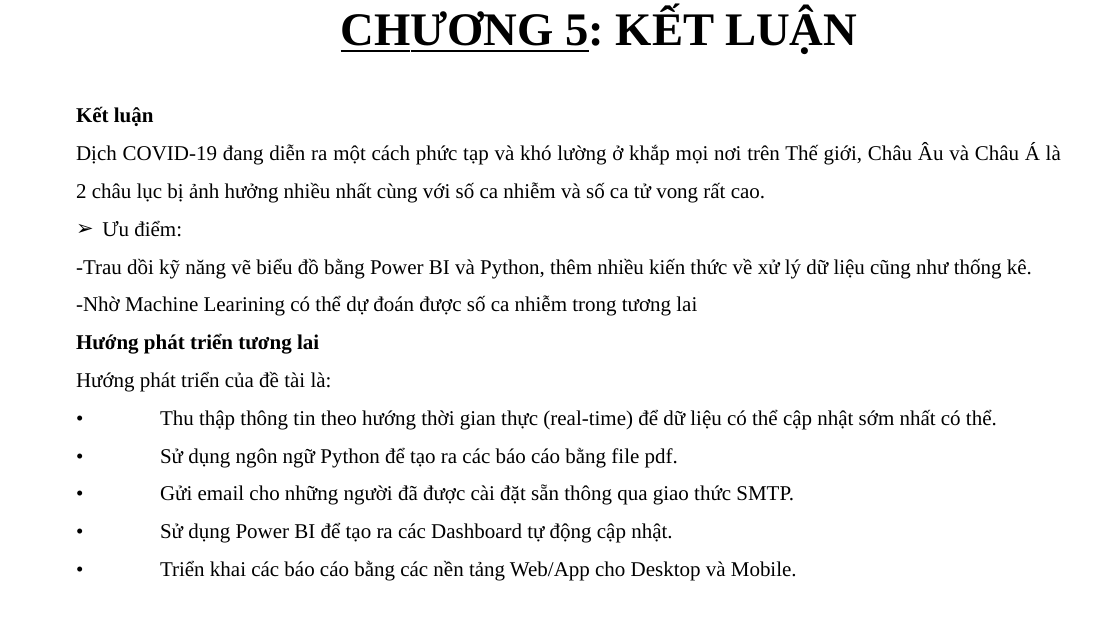
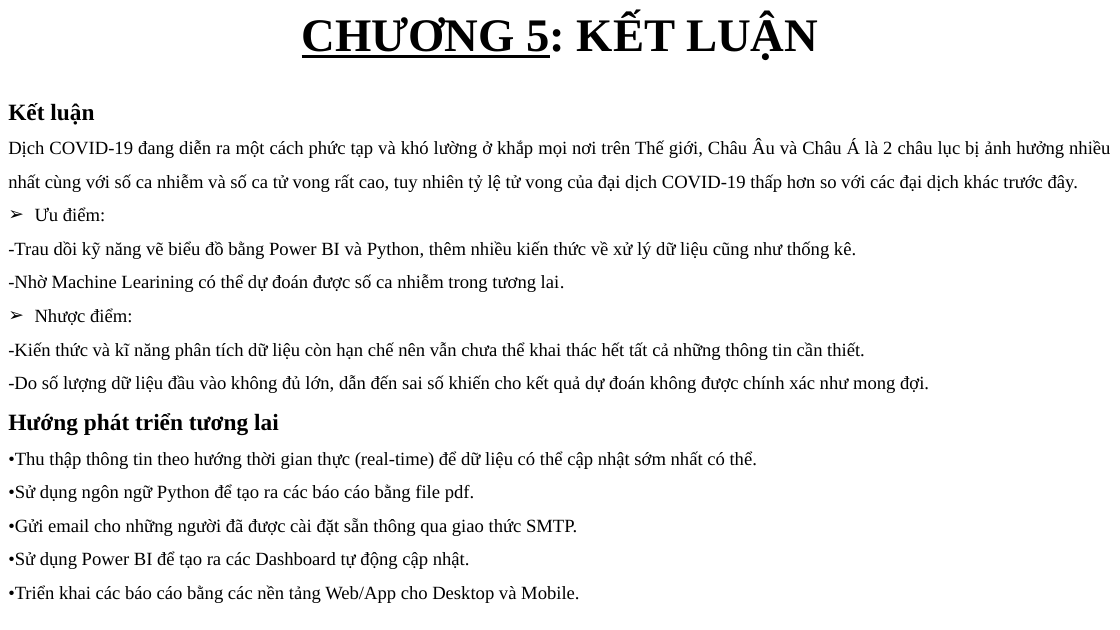
Before and after one commit to tanduy2407/Covid-19, a slide deck: slide 17 of data/DATH_HK1_2122_41502101_PhamHoangTanDuy.pptx (slide 24 before the commit). Drawn at 1120x630 pixels with LibreOffice and Linux fonts; fonts in the diff are those of the drawing; background and template pictures are left out. Boxes give left, top, right and bottom in pixels: in the first picture for what was removed or moved away, otherwise in the second. Text is boxed around its words. In the diff, an @@ line names an element or a change of style, - is before the commit and + after.

```diff
--- a/data/DATH_HK1_2122_41502101_PhamHoangTanDuy.pptx
+++ b/data/DATH_HK1_2122_41502101_PhamHoangTanDuy.pptx
@@ text "CHƯƠNG 5: KẾT LUẬN": place and size @@
-text "CHƯƠNG 5: KẾT LUẬN" at bbox=[341, 9, 857, 54]
+text "CHƯƠNG 5: KẾT LUẬN" at bbox=[302, 15, 818, 60]
@@ text "Kết luận": place and size @@
-text "Kết luận" at bbox=[76, 106, 1061, 581]
+text "Kết luận" at bbox=[8, 103, 1110, 603]
@@ text at bbox=[8, 103, 856, 435]: size 18 to 20 pt in "Kết luận", "Hướng phát triển tương lai"; size 18 to 16 pt in "Ưu điểm:", "-Trau dồi kỹ năng vẽ biểu đồ ..." @@
@@ text at bbox=[8, 140, 1110, 192]: text changed; size 18 to 16 pt @@
-Dịch COVID-19 đang diễn ra một cách phức tạp và khó lường ở khắp mọi nơi trên Thế giới, Châu Âu và Châu Á là 2 châu lục bị ảnh hưởng nhiều nhất cùng với số ca nhiễm và số ca tử vong rất cao.
+Dịch COVID-19 đang diễn ra một cách phức tạp và khó lường ở khắp mọi nơi trên Thế giới, Châu Âu và Châu Á là 2 châu lục bị ảnh hưởng nhiều nhất cùng với số ca nhiễm và số ca tử vong rất cao, tuy nhiên tỷ lệ tử vong của đại dịch COVID-19 thấp hơn so với các đại dịch khác trước đây.
@@ text at bbox=[8, 274, 929, 393]: text changed; size 18 to 16 pt @@
--Nhờ Machine Learining có thể dự đoán được số ca nhiễm trong tương lai
+-Nhờ Machine Learining có thể dự đoán được số ca nhiễm trong tương lai.
+➢ Nhược điểm:
+-Kiến thức và kĩ năng phân tích dữ liệu còn hạn chế nên vẫn chưa thể khai thác hết tất cả những thông tin cần thiết.
+-Do số lượng dữ liệu đầu vào không đủ lớn, dẫn đến sai số khiến cho kết quả dự đoán không được chính xác như mong đợi.
@@ text at bbox=[8, 451, 757, 603]: text changed; size 18 to 16 pt @@
-Hướng phát triển của đề tài là:
-• Thu thập thông tin theo hướng thời gian thực (real-time) để dữ liệu có thể cập nhật sớm nhất có thể.
-• Sử dụng ngôn ngữ Python để tạo ra các báo cáo bằng file pdf.
-• Gửi email cho những người đã được cài đặt sẵn thông qua giao thức SMTP.
-• Sử dụng Power BI để tạo ra các Dashboard tự động cập nhật.
-• Triển khai các báo cáo bằng các nền tảng Web/App cho Desktop và Mobile.
+•Thu thập thông tin theo hướng thời gian thực (real-time) để dữ liệu có thể cập nhật sớm nhất có thể.
+•Sử dụng ngôn ngữ Python để tạo ra các báo cáo bằng file pdf.
+•Gửi email cho những người đã được cài đặt sẵn thông qua giao thức SMTP.
+•Sử dụng Power BI để tạo ra các Dashboard tự động cập nhật.
+•Triển khai các báo cáo bằng các nền tảng Web/App cho Desktop và Mobile.
```
Also in this commit, not shown: 13 other slides changed, 4 slides added, 10 slides removed, 11 other files.
